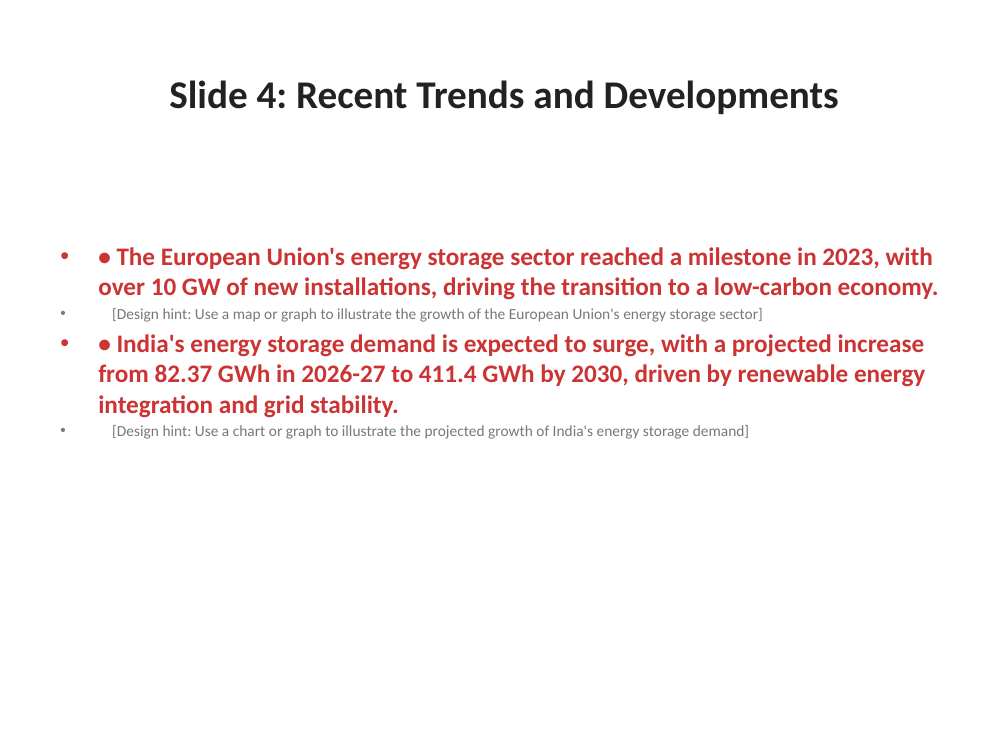
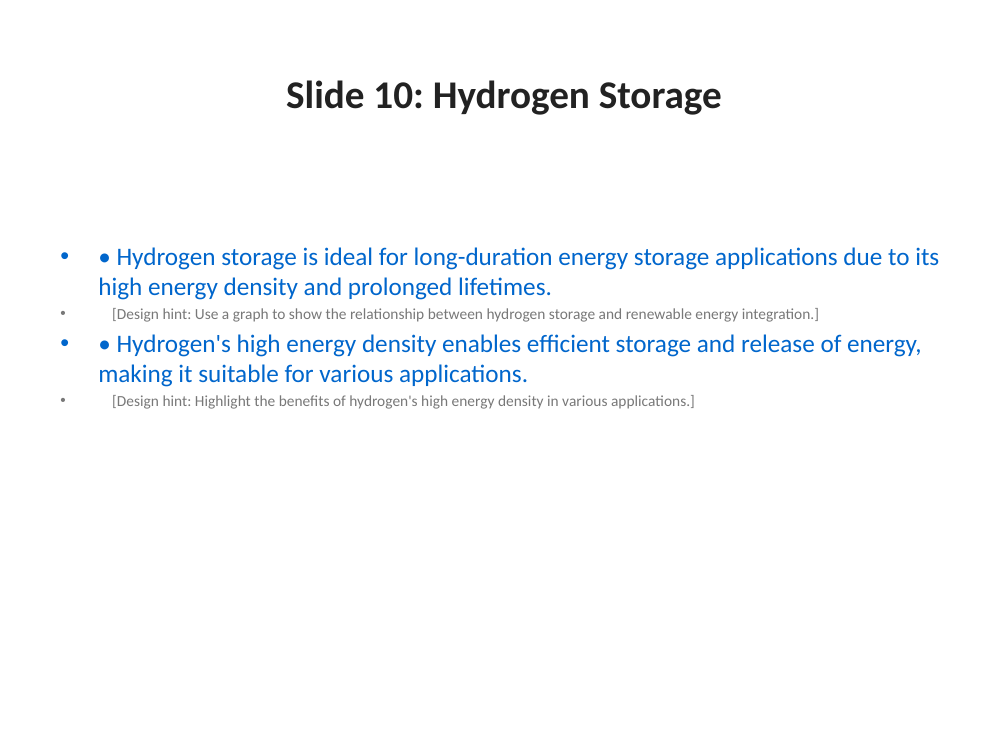
Before and after one commit to the-developer-306/contextual_ai_presentation_orchestrator, a slide deck: slide 10 of generated_ppt/AI_Presentation.pptx (slide 4 before the commit). Drawn at 1008x756 pixels with LibreOffice and Linux fonts; fonts in the diff are those of the drawing. Boxes give left, top, right and bottom in pixels: in the first picture for what was removed or moved away, otherwise in the second. Text is boxed around its words. In the diff, an @@ line names an element or a change of style, - is before the commit and + after.

```diff
--- a/generated_ppt/AI_Presentation.pptx
+++ b/generated_ppt/AI_Presentation.pptx
@@ title at [286,80,722,115]: text changed @@
-Slide 4: Recent Trends and Developments
+Slide 10: Hydrogen Storage
@@ text at [98,247,939,409]: text changed; text colour #CC3333 to #0066CC; bold off @@
-• • The European Union's energy storage sector reached a milestone in 2023, with over 10 GW of new installations, driving the transition to a low-carbon economy.
-• [Design hint: Use a map or graph to illustrate the growth of the European Union's energy storage sector]
-• • India's energy storage demand is expected to surge, with a projected increase from 82.37 GWh in 2026-27 to 411.4 GWh by 2030, driven by renewable energy integration and grid stability.
-• [Design hint: Use a chart or graph to illustrate the projected growth of India's energy storage demand]
+• • Hydrogen storage is ideal for long-duration energy storage applications due to its high energy density and prolonged lifetimes.
+• [Design hint: Use a graph to show the relationship between hydrogen storage and renewable energy integration.]
+• • Hydrogen's high energy density enables efficient storage and release of energy, making it suitable for various applications.
+• [Design hint: Highlight the benefits of hydrogen's high energy density in various applications.]
```
Also in this commit, not shown: 14 other slides changed, 3 other files.
